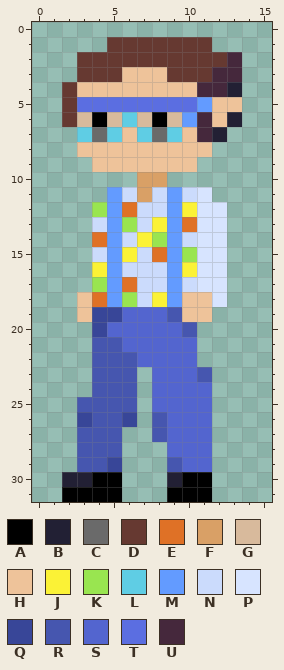
Pixel-art sprite, stored at ScrumTeam7/resource/Textures/Schueler/Nerd.png. Above, as it was before the edit.
The file is 16x32 pixels. Colours within 5 levels of each other are drawn and written as one.
Palette (. is transparent): A #000000  B #222034  C #6a6a6a  D #663931  E #df7126  F #d9a066  G #d8ba9c  H #eec39a  J #fbf236  K #99e550  L #5fcde4  M #639bff  N #cbdbfc  P #d7e4ff  Q #384698  R #4656af  S #5365cf  T #5b6ee1  U #45283c
Pixels before, first column x 2:
 1 ...DDDDDDD..
 2 .DDDDDDDDDDU
 3 .DDDHHHDDDUU
 4 DHHHHHHHHUUB
 5 DTTTTTTTTMHH
 6 DGAGLGAGMUHB
 7 .LCLHLCLHUB.
 8 .HHHHHHHHH..
 9 ..HHHHHHH...
10 .....FF.....
11 ...MNFNMNP..
12 ..KMENNMJPP.
13 ..NMKNJMEPP.
14 ..EMNJKMNPP.
15 ..NMJNEMKPP.
16 ..JMNNNMJPP.
17 ..KMENNMNPP.
18 .HEMKNJMHHP.
19 .HQQSSSRHH..
20 ..QSSSSSR...
21 ..RRSSSSS...
22 ..RRRSSSS...
23 ..RRR.SSSR..
24 ..RRR.SSSS..
25 .RRRR.SSSS..
26 .QRRQ.RSSS..
27 .RRR..RSSS..
28 .RRR...SSS..
29 .RRQ...RSS..
30 BBAA...BAA..
31 AAAA...AAA..
And afterwards:
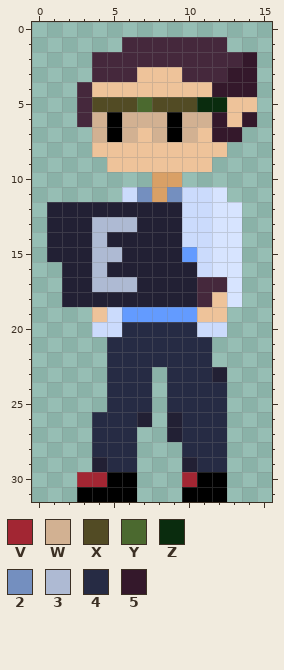
Colours new in this view: V #a22633  W #d2b192  X #524b24  Y #4b692f  Z #0a2c0e  2 #748fbf  3 #aebad3  4 #262b44  5 #34182b
The author wrote: Richtiger Sprite für Nerd
Edits made:
Changed rows in their new state; - is an unchanged pixel.
first column x 1:
 1 ----.UUUUUUU--
 2 --.UUUUUUUUU-5
 3 --.UUU--HUU-55
 4 -.U-------H555
 5 -.UXXXYXXXZZ-H
 6 -.UWAWWWAWW5H5
 7 --.WAWHWAWH55-
 8 --.--------H--
 9 ---.------H---
10 ------.-F-----
11 ----.-2F2-NP--
12 BBBBBBBBBNN-P-
13 BBB333BBBNN-P-
14 BBB3BBBBB-N-P-
15 BBB33BBBBMN-P-
16 -BB3BBBBBBN-P-
17 -BB333BBBBUUP-
18 -BBBBBBBBBUHP-
19 --.HNMMMMM-H--
20 ---NN44444NN--
21 ---.4444444---
22 ---.4444444---
23 ---.444.444B--
24 ---.444.4444--
25 --..444.4444--
26 --.444B.B444--
27 --.444-.B444--
28 --.444--.444--
29 --.B44--.B44--
30 -.VV-A--.V-A--
31 -.---A--.--A--
Pixel boxes of the changes (left, top, right, bottom) in both pictures:
changed: (47, 37, 257, 502)
